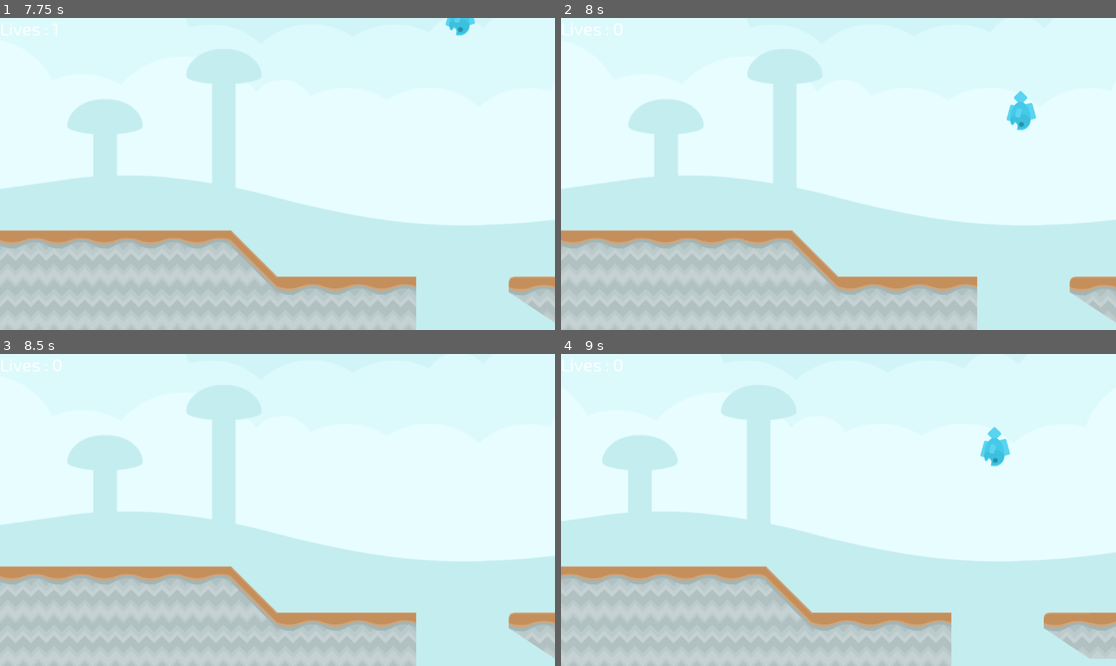
Above: before the commit, frames 1-4 (two rows, left to right).
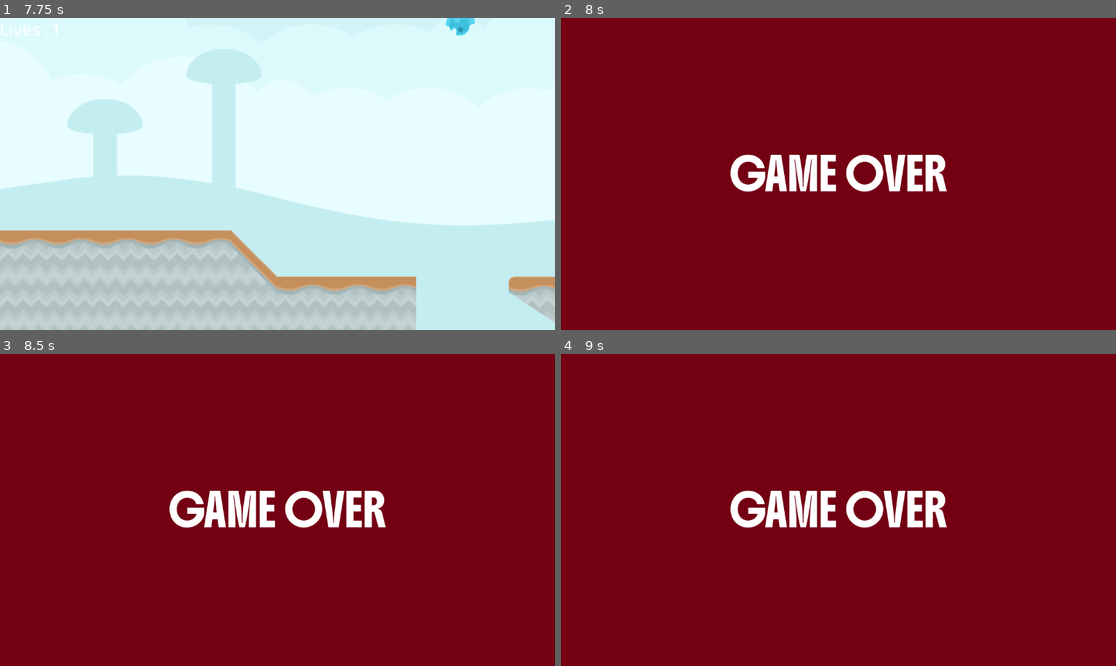
Above: after the commit, the same moments.

Repository: mmalkindi/gamedev-tutorial04
Game: Godot game, scene res://scenes/Level1.tscn
Two runs of this game, one before a commit and one after it. Both use one fixed random seed, a clock stepped at 60 frames per second and the inputs below. This scene is started directly instead of the project's main scene.
Inputs (mouse positions are in pixels of both pictures, inside the frame that each line leads up to):
- Up to frame 1 (7.75 s): move the mouse to (399, 158) at 0.52 s; press the mouse at (399, 158) at 0.53 s; hold Right (right) 0.53-2.03 s; tap Space (jump) at 0.77, 1.52, 3.02, 3.77, 4.52, 6.02, 6.77, 7.52 s; move the mouse to (166, 189) at 1.27 s; release the mouse at (166, 189) at 1.28 s; click (166, 189) at 1.35 s; move the mouse to (333, 105) at 2.02 s; press the mouse at (333, 105) at 2.03 s; hold A (left) 2.03-2.78 s; move the mouse to (249, 236) at 2.77 s; release the mouse at (249, 236) at 2.78 s; hold Right (right) 2.78-4.28 s; click (249, 236) at 2.85 s; move the mouse to (444, 220) at 3.52 s; press the mouse at (444, 220) at 3.53 s; move the mouse to (111, 127) at 4.27 s; release the mouse at (111, 127) at 4.28 s; hold A (left) 4.28-5.03 s; click (111, 127) at 4.35 s; move the mouse to (305, 174) at 5.02 s; press the mouse at (305, 174) at 5.03 s; hold Right (right) 5.03-5.78 s; move the mouse to (194, 96) at 5.77 s; release the mouse at (194, 96) at 5.78 s; hold A (left) 5.78-7.28 s; click (194, 96) at 5.85 s; move the mouse to (399, 158) at 6.52 s; press the mouse at (399, 158) at 6.53 s; move the mouse to (166, 189) at 7.27 s; release the mouse at (166, 189) at 7.28 s; hold Right (right) from 7.28 s (still down); click (166, 189) at 7.35 s
- Up to frame 2 (8 s): keep holding Right (right)
- Up to frame 3 (8.5 s): keep holding Right (right); move the mouse to (333, 441) at 8.02 s; press the mouse at (333, 441) at 8.03 s
- Up to frame 4 (9 s): keep holding Right (right); move the mouse to (810, 572) at 8.77 s; release the mouse at (810, 572) at 8.78 s; click (810, 572) at 8.85 s

Frame 1 is identical in both runs. In frame 2, 98% of the frame differs, in the area x 0-100%, y 0-100%; in frame 3, 98%; in frame 4, 98%.

Commit message:
feat: Latihan Membuat Layar Game Over

Diff:
--- /dev/null
+++ b/scenes/Game Over.tscn
@@ -0,0 +1,31 @@
+[gd_scene load_steps=3 format=3 uid="uid://cpaot78d7k7fk"]
+
+[ext_resource type="FontFile" uid="uid://cr58npurleypg" path="res://assets/fonts/Boldonse-Regular.ttf" id="1_766wx"]
+
+[sub_resource type="LabelSettings" id="LabelSettings_bnw4g"]
+font = ExtResource("1_766wx")
+font_size = 64
+
+[node name="GameOver" type="ColorRect"]
+anchors_preset = 15
+anchor_right = 1.0
+anchor_bottom = 1.0
+grow_horizontal = 2
+grow_vertical = 2
+color = Color(0.452161, 0, 0.0765966, 1)
+
+[node name="Label" type="Label" parent="."]
+layout_mode = 1
+anchors_preset = 8
+anchor_left = 0.5
+anchor_top = 0.5
+anchor_right = 0.5
+anchor_bottom = 0.5
+offset_left = -226.0
+offset_top = -62.0
+offset_right = 226.0
+offset_bottom = 62.0
+grow_horizontal = 2
+grow_vertical = 2
+text = "GAME OVER"
+label_settings = SubResource("LabelSettings_bnw4g")
--- a/scenes/areaTrigger.gd
+++ b/scenes/areaTrigger.gd
@@ -9,7 +9,7 @@
 		if current_scene == change_scene_to:
 			Global.lives -= 1
 		if Global.lives == 0:
-			pass
+			get_tree().call_deferred("change_scene_to_file", str("res://scenes/Game Over.tscn"))
 		else:
 			get_tree().call_deferred(
 				"change_scene_to_file", str("res://scenes/" + change_scene_to + ".tscn")
